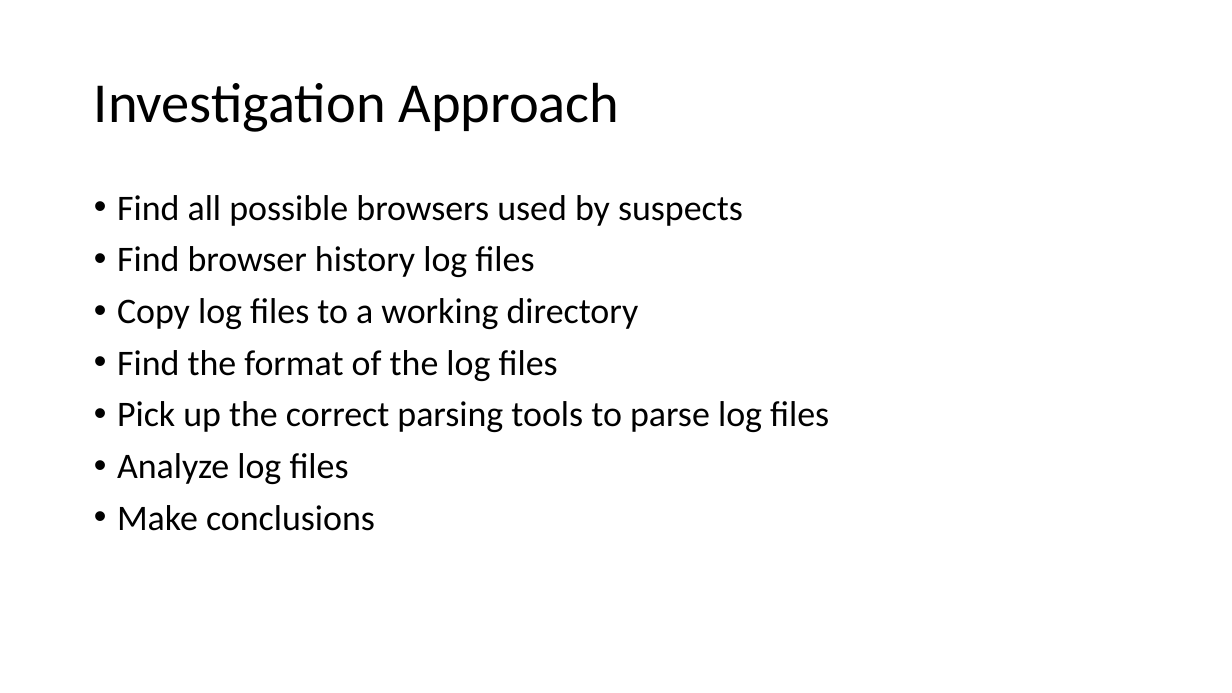
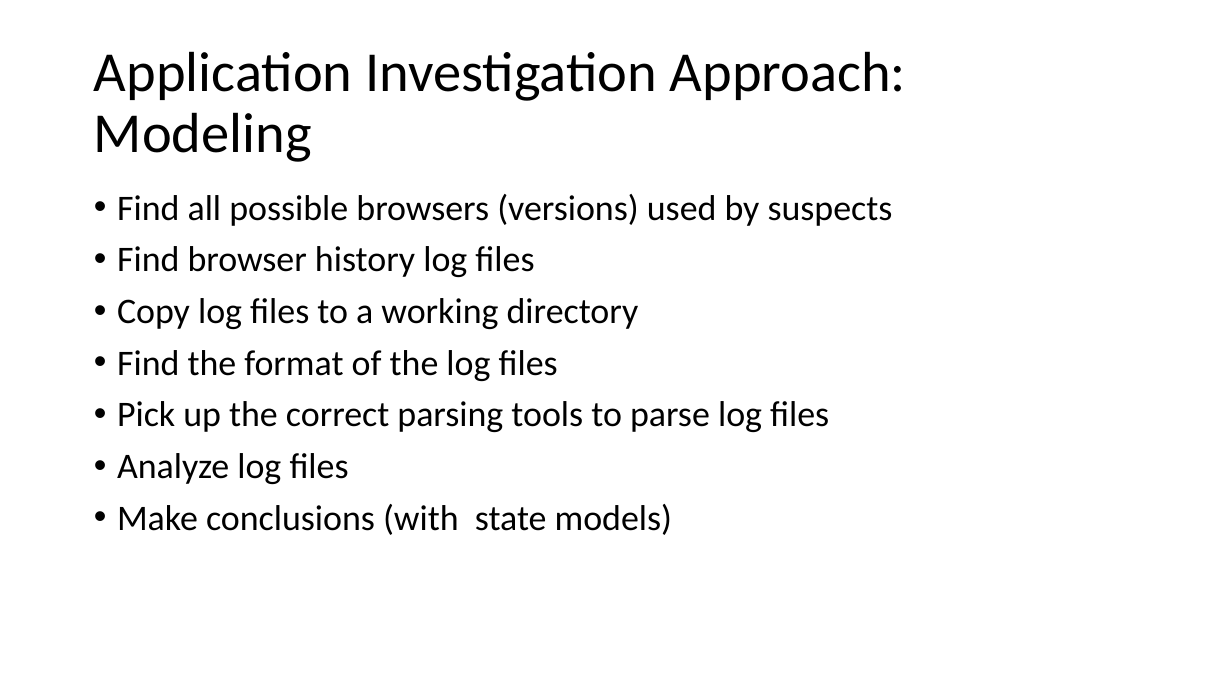
Before and after one commit to frankwxu/digital-forensics-lab, a slide deck: slide 5 of NIST_Data_Leakage_Case/NIST_Data_Leakage_03_WebHistory_SQL.pptx. Drawn at 1232x693 pixels with LibreOffice and Linux fonts; fonts in the diff are those of the drawing; background and template pictures are left out. Boxes give left, top, right and bottom in pixels: in the first picture for what was removed or moved away, otherwise in the second. Text is boxed around its words. In the diff, an @@ line names an element or a change of style, - is before the commit and + after.

Commit message:
upload browser history for nist_data_leakage_03_WebHistory

```diff
--- a/NIST_Data_Leakage_Case/NIST_Data_Leakage_03_WebHistory_SQL.pptx
+++ b/NIST_Data_Leakage_Case/NIST_Data_Leakage_03_WebHistory_SQL.pptx
@@ title at (94,51,906,162): text changed @@
-Investigation Approach
+Application Investigation Approach: Modeling
@@ text at (117,194,893,226): text changed @@
-• Find all possible browsers used by suspects
+• Find all possible browsers (versions) used by suspects
@@ text at (117,504,672,535): text changed @@
-• Make conclusions
+• Make conclusions (with state models)
```
Also in this commit, not shown: 3 other slides changed, 1 slide added, 1 slide removed, 3 other files.
